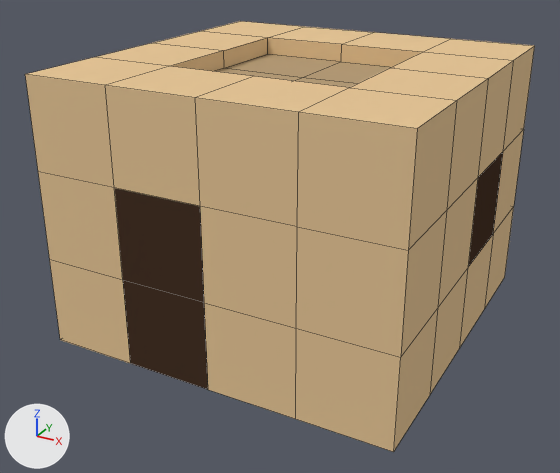
Renders of the Blender file Assets/Models/house_1.blend from each side of a commit.
One viewpoint serves both versions: a camera (50 mm lens) standing at (3.82, -7.44, 4.59) and looking at (-0.11, -0.3, 1.02). The lights are fixed; the arrows at lower left show +X, +Y and +Z. Mesh edges are drawn as thin lines.
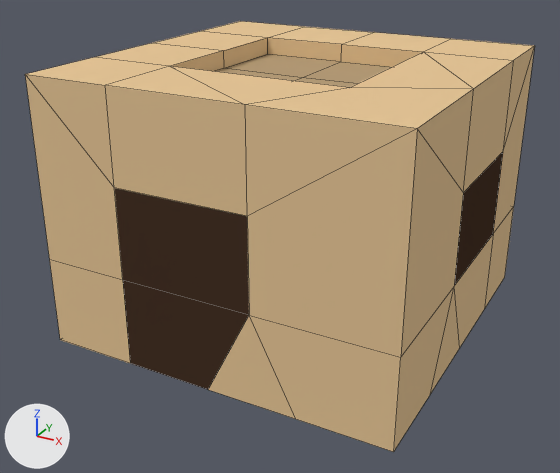
Edits to the bpy script that builds the scene:
```text
Change ob_cube:
    add _m = ob_cube.modifiers.new('Decimate', 'DECIMATE')
    add _m.ratio = 0.78
    add _m.iterations = 5
```

What differs and where, as boxes [x1, y1, x2, y2] in the pictures (560 x 473 px):
'Cube', modifiers changed: [25, 21, 535, 452] in both
